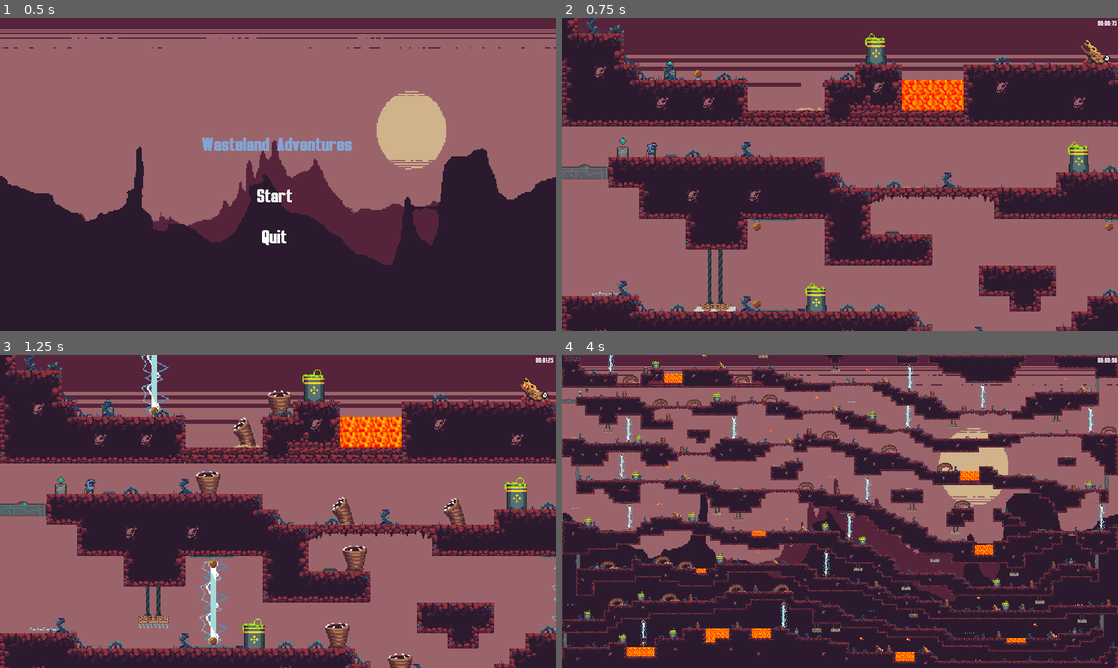
Above: before the commit, frames 1-4 (two rows, left to right).
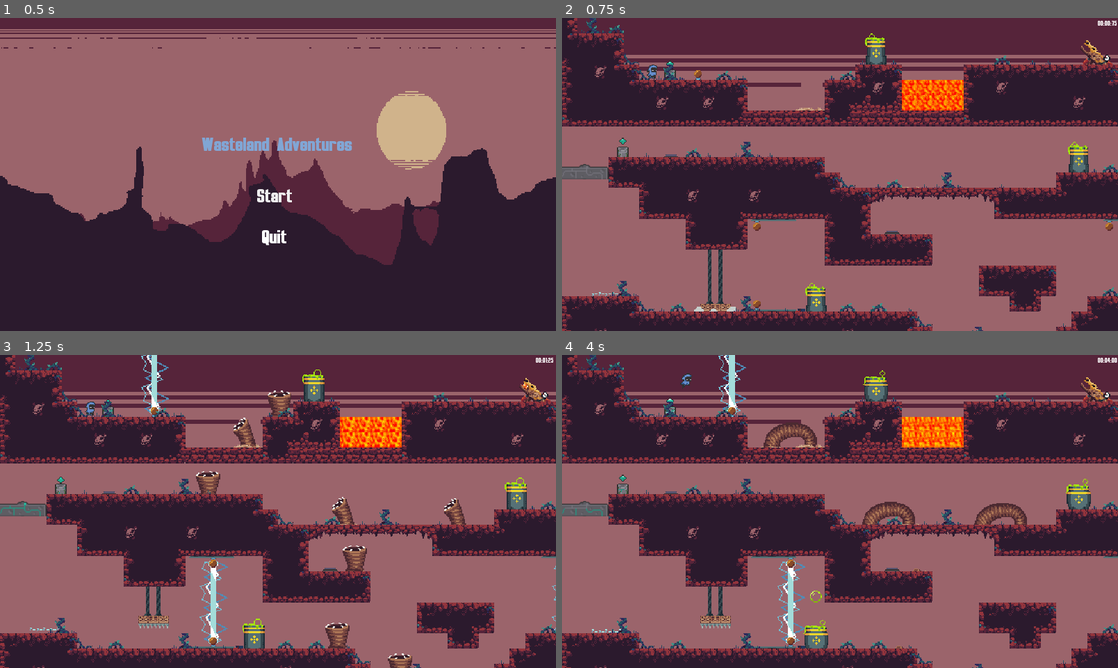
Above: after the commit, the same moments.

Repository: Lagswastaken/Platformer
Game: Godot game, scene res://Scenes/Menu.tscn
Same seed, same stepped clock (60 frames per second), same inputs: the game is played once before the commit and once after it. Sound files missing from this copy of the repository are replaced by a short silence.
Inputs:
- Up to frame 1 (0.5 s): no input
- Up to frame 2 (0.75 s): click "Start" at 0.5 s
- Up to frame 3 (1.25 s): no input
- Up to frame 4 (4 s): hold Right (right) 1.28-2.78 s; tap E (zoom) every 0.75 s from 1.35 to 3.6 s; tap Space (jump) at 1.52, 2.27, 3.77 s; hold A (left) 2.78-3.53 s; hold Right (right) from 3.53 s (still down)

Frame 1 is identical in both runs. In frame 2, 0.1% of the frame differs, in the area x 15-18%, y 14-45%; in frame 3, 0.1%; in frame 4, 73%, in the area x 0-100%, y 0-100%.

Commit message:
..

Diff:
--- a/Scenes/World.tscn
+++ b/Scenes/World.tscn
@@ -1138,7 +1138,7 @@
 position = Vector2( -21, 987 )
 
 [node name="Player" parent="." instance=ExtResource( 7 )]
-position = Vector2( 94, 130 )
+position = Vector2( 94, 56 )
 
 [node name="Jump" type="AudioStreamPlayer2D" parent="Player"]
 position = Vector2( -96, -56 )
